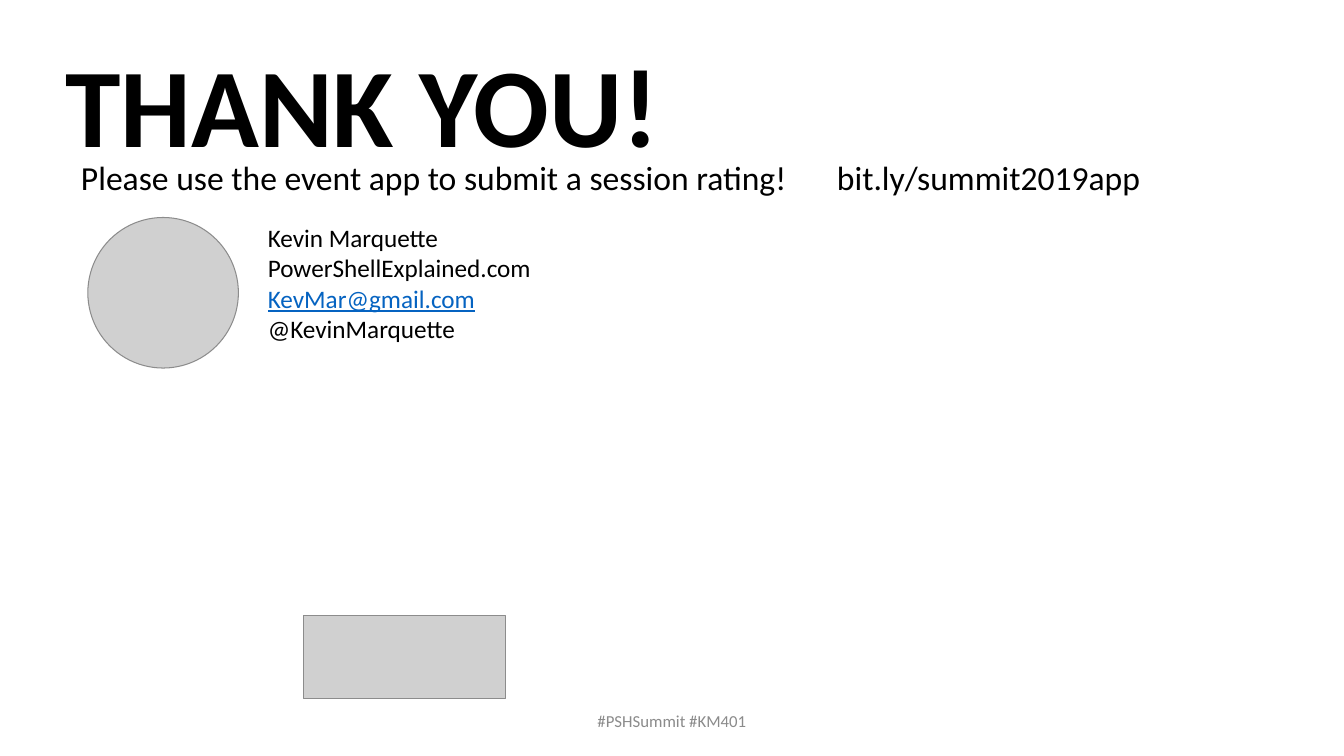
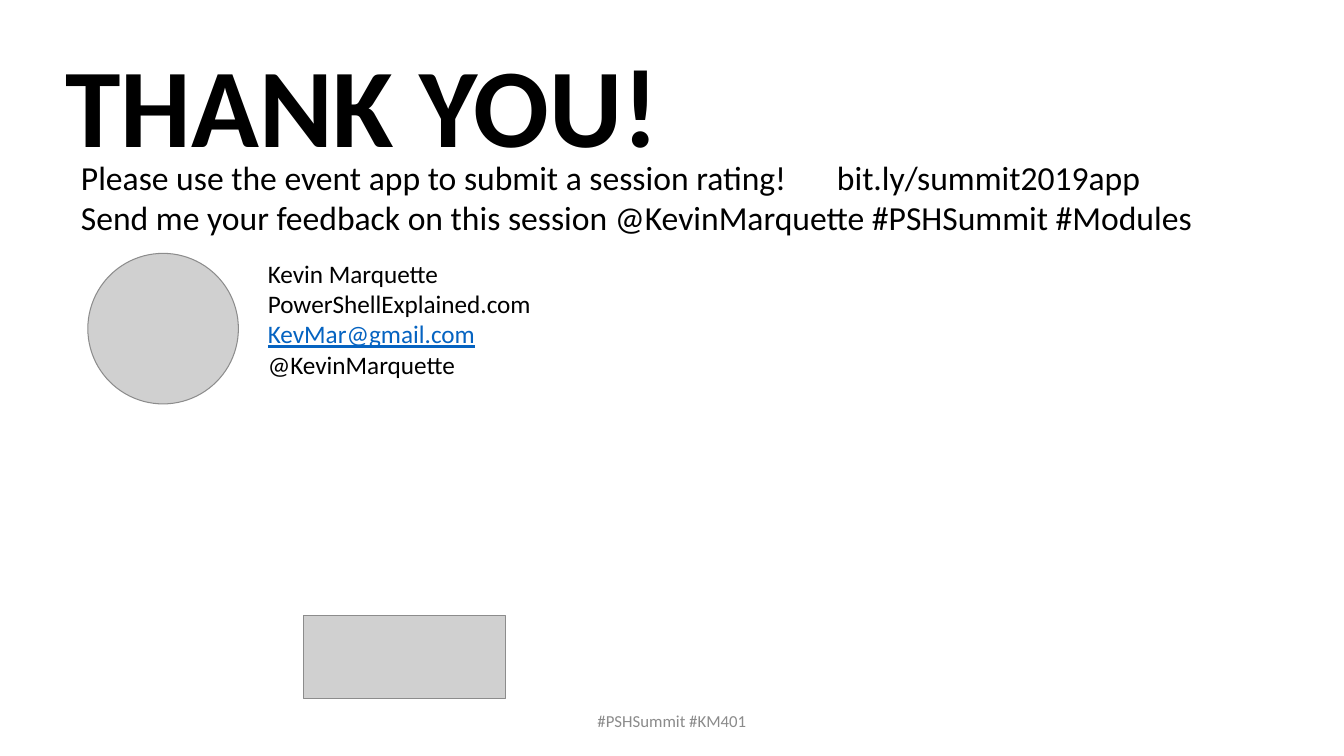
Before and after one commit to KevinMarquette/PSGraphPresentation, a slide deck: slide 9 of PSGraphPresentation.pptx. Drawn at 1344x756 pixels with LibreOffice and Linux fonts; fonts in the diff are those of the drawing; grey boxes stand for pictures; background and template pictures are left out. Boxes give left, top, right and bottom in pixels: in the first picture for what was removed or moved away, otherwise in the second. Text is boxed around its words. In the diff, an @@ line names an element or a change of style, - is before the commit and + after.

```diff
--- a/PSGraphPresentation.pptx
+++ b/PSGraphPresentation.pptx
@@ text at (x1=81, y1=206, x2=1192, y2=236): paragraph added @@
+Send me your feedback on this session @KevinMarquette #PSHSummit #Modules
@@ picture moved from (x1=88, y1=218, x2=238, y2=368) to (x1=88, y1=253, x2=238, y2=403) @@
@@ text "Kevin Marquette" moved from (x1=268, y1=229, x2=531, y2=342) to (x1=268, y1=265, x2=531, y2=378) @@
```
Also in this commit, not shown: 2 other slides changed, 2 other files.
